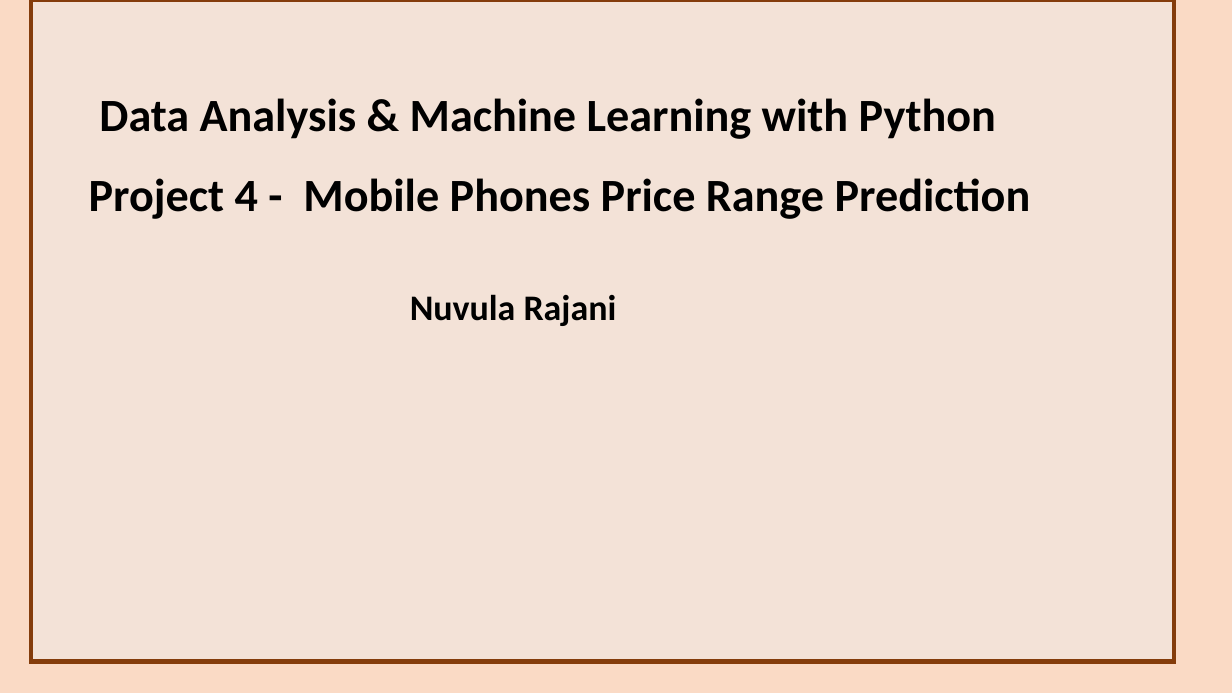
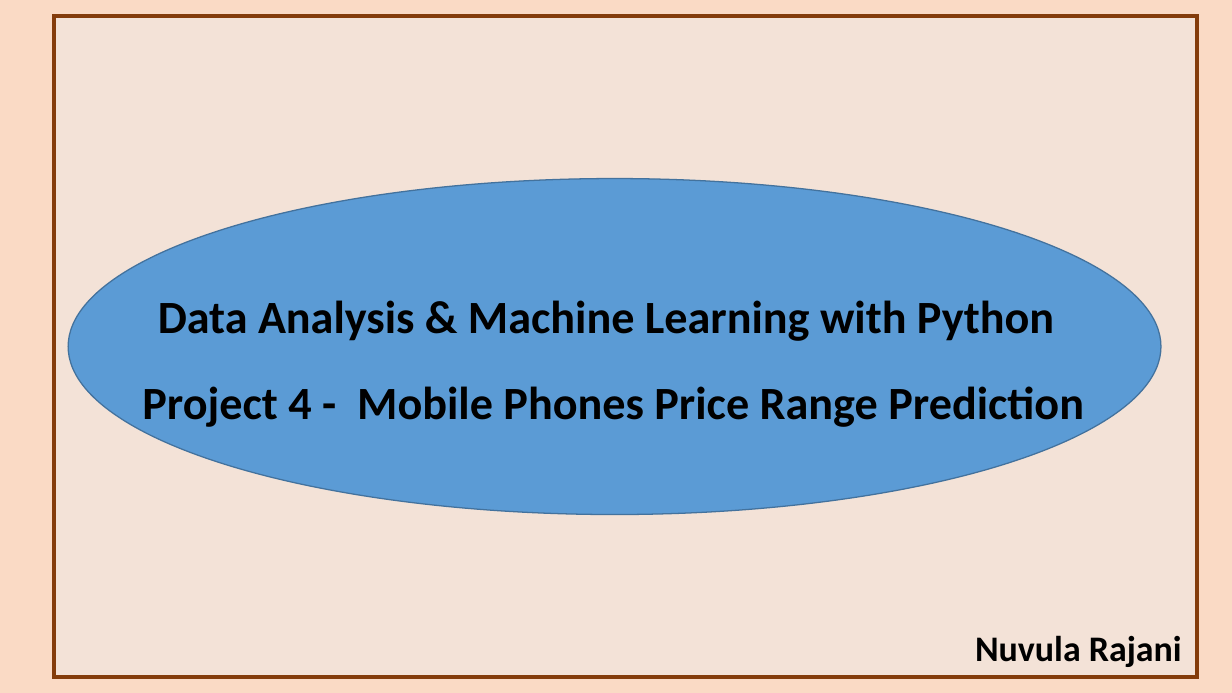
Before and after one commit to rajani1616/project4-Mobile-price-prediction, a slide deck: slide 1 of project4ppt.pptx. Drawn at 1232x693 pixels with LibreOffice and Linux fonts; fonts in the diff are those of the drawing. Boxes give left, top, right and bottom in pixels: in the first picture for what was removed or moved away, otherwise in the second. Text is boxed around its words. In the diff, an @@ line names an element or a change of style, - is before the commit and + after.

```diff
--- a/project4ppt.pptx
+++ b/project4ppt.pptx
@@ rectangle: place and size @@
-rectangle at <box>31,0,1175,662</box>
+rectangle at <box>55,16,1198,677</box>
@@ ellipse added at <box>68,178,1162,515</box>, fill #5B9BD5, outline #43739E 1 pt @@
@@ text "Data Analysis & Machine Learning ...": place and size @@
-text "Data Analysis & Machine Learning ..." at <box>99,98,996,139</box>
+text "Data Analysis & Machine Learning ..." at <box>158,300,1054,341</box>
@@ text "Project 4 - Mobile Phones ...": place and size @@
-text "Project 4 - Mobile Phones ..." at <box>89,178,1031,219</box>
+text "Project 4 - Mobile Phones ..." at <box>142,386,1084,427</box>
@@ text "Nuvula Rajani": place and size @@
-text "Nuvula Rajani" at <box>410,294,617,326</box>
+text "Nuvula Rajani" at <box>975,635,1182,667</box>
```
Also in this commit, not shown: 17 other slides changed.
